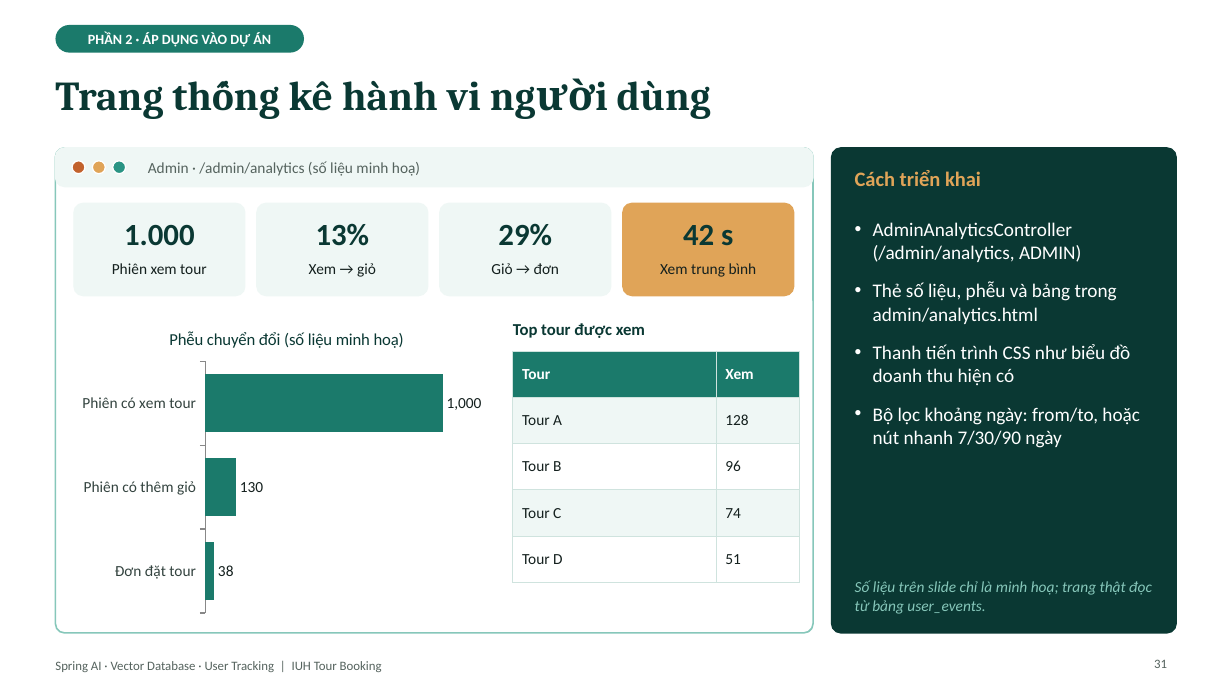
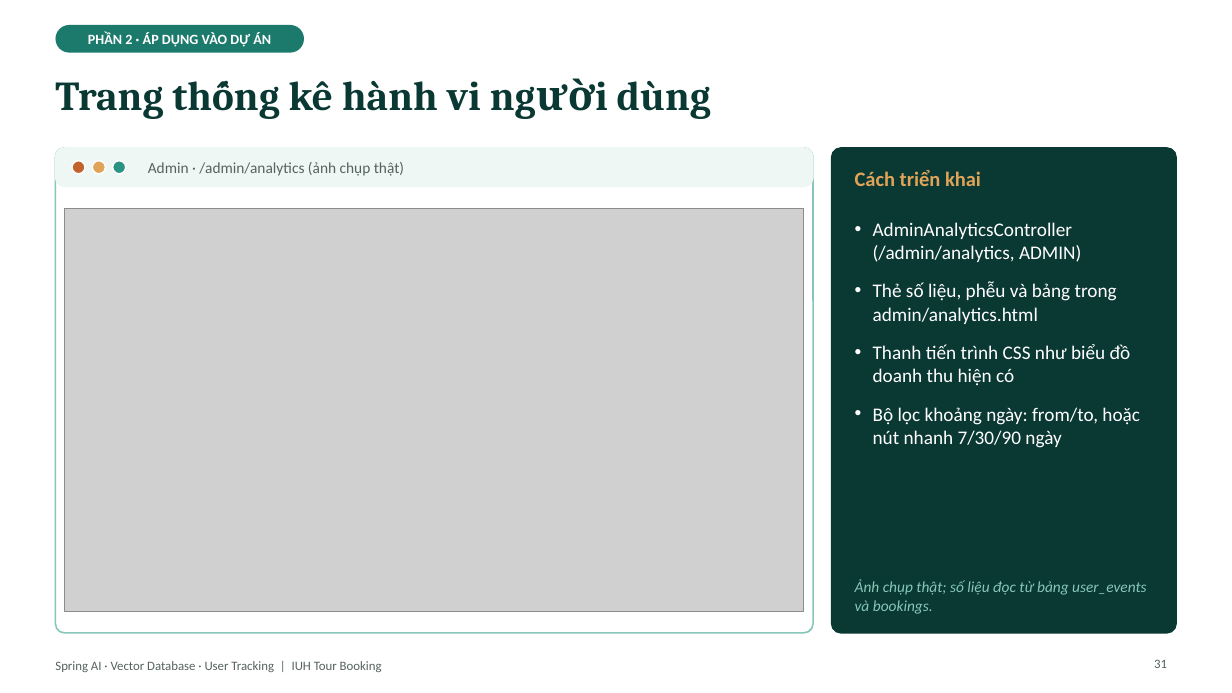
Before and after one commit to kanele05/project_www, a slide deck: slide 31 of docs/presentation/SpringAI_VectorDB_UserTracking.pptx. Drawn at 1232x693 pixels with LibreOffice and Linux fonts; fonts in the diff are those of the drawing; grey boxes stand for pictures. Boxes give left, top, right and bottom in pixels: in the first picture for what was removed or moved away, otherwise in the second. Text is boxed around its words. In the diff, an @@ line names an element or a change of style, - is before the commit and + after.

```diff
--- a/docs/presentation/SpringAI_VectorDB_UserTracking.pptx
+++ b/docs/presentation/SpringAI_VectorDB_UserTracking.pptx
@@ text at (x1=148, y1=162, x2=404, y2=176): text changed @@
-Admin · /admin/analytics (số liệu minh hoạ)
+Admin · /admin/analytics (ảnh chụp thật)
@@ picture added at (x1=65, y1=208, x2=804, y2=611) @@
@@ rounded rectangle removed at (x1=74, y1=203, x2=245, y2=296) @@
@@ rounded rectangle removed at (x1=257, y1=203, x2=428, y2=296) @@
@@ rounded rectangle removed at (x1=440, y1=203, x2=611, y2=296) @@
@@ rounded rectangle removed at (x1=623, y1=203, x2=794, y2=296) @@
@@ text removed at (x1=124, y1=225, x2=195, y2=246) @@
-1.000
@@ text removed at (x1=316, y1=223, x2=370, y2=246) @@
-13%
@@ text removed at (x1=498, y1=223, x2=552, y2=246) @@
-29%
@@ text removed at (x1=683, y1=225, x2=733, y2=246) @@
-42 s
@@ text removed at (x1=112, y1=263, x2=207, y2=274) @@
-Phiên xem tour
@@ text removed at (x1=309, y1=263, x2=376, y2=277) @@
-Xem → giỏ
@@ text removed at (x1=491, y1=263, x2=559, y2=274) @@
-Giỏ → đơn
@@ text removed at (x1=660, y1=263, x2=757, y2=277) @@
-Xem trung bình
@@ bar chart removed at (x1=74, y1=314, x2=499, y2=619) @@
-title "Phễu chuyển đổi (số liệu minh hoạ)"
-categories: Phiên có xem tour, Phiên có thêm giỏ, Đơn đặt tour
-Series 1: 1000, 130, 38
@@ text removed at (x1=513, y1=323, x2=645, y2=338) @@
-Top tour được xem
@@ table removed at (x1=513, y1=351, x2=799, y2=568), 5 rows, 2 columns @@
-Tour | Xem
-Tour A | 128
-Tour B | 96
-Tour C | 74
-Tour D | 51
@@ text at (x1=855, y1=579, x2=1146, y2=614): text changed @@
-Số liệu trên slide chỉ là minh hoạ; trang thật đọc từ bảng user_events.
+Ảnh chụp thật; số liệu đọc từ bảng user_events và bookings.
```
Also in this commit, not shown: 3 other slides changed.
